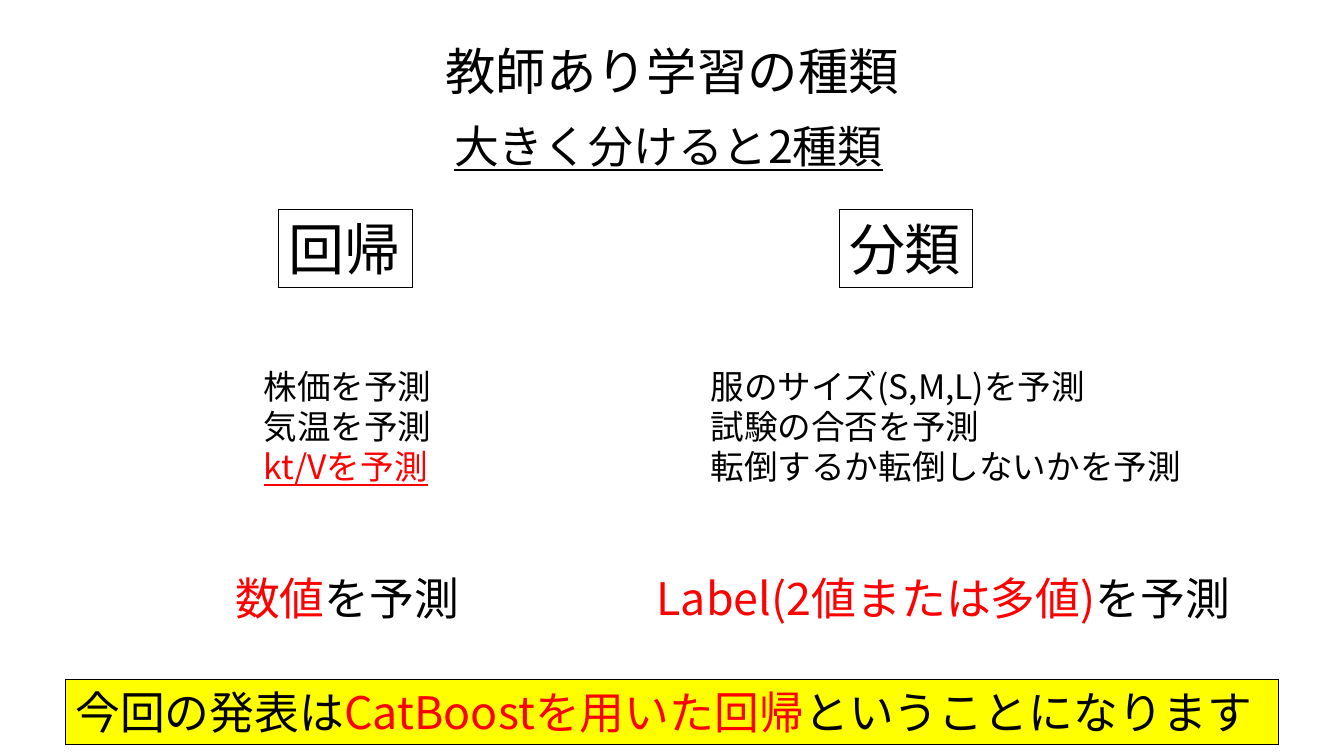
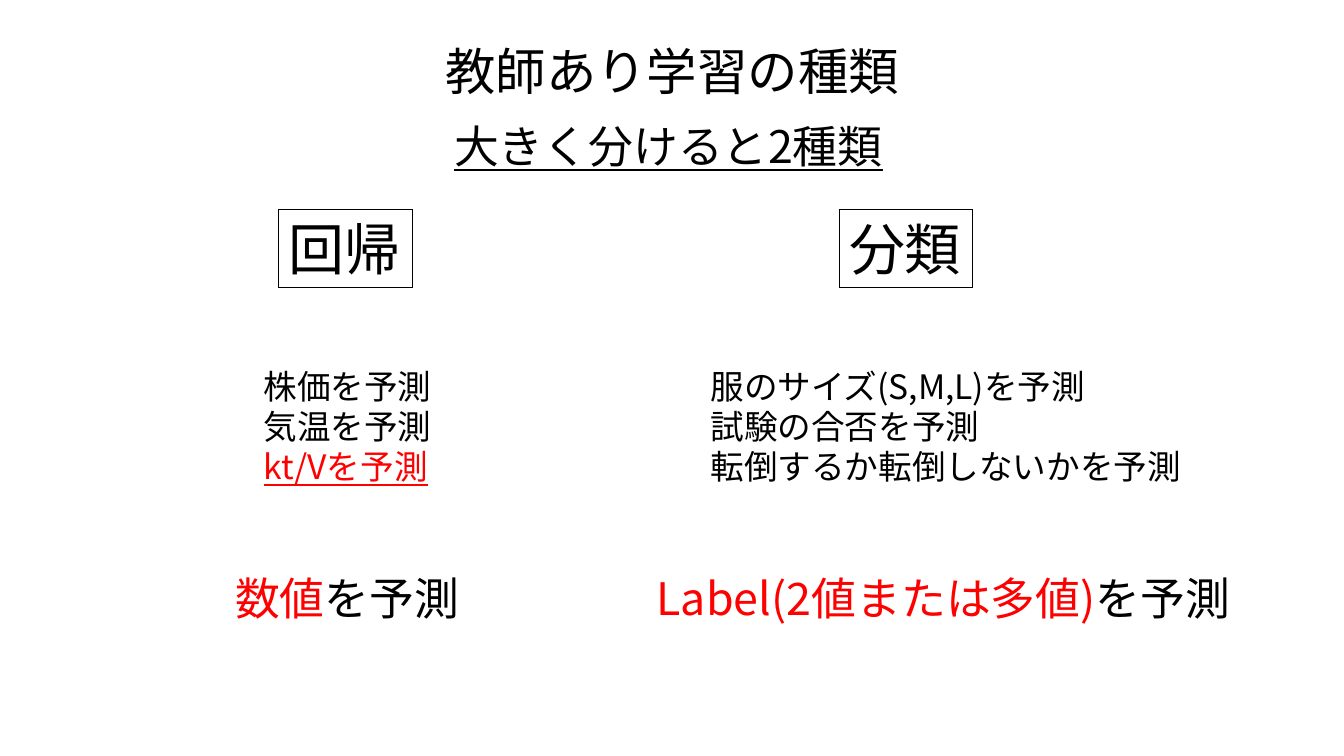
Before and after one commit to oita-ce-datascience/lecture_base, a slide deck: slide 12 of 機械学習とは.pptx. Drawn at 1344x756 pixels with LibreOffice and Linux fonts; fonts in the diff are those of the drawing. Boxes give left, top, right and bottom in pixels: in the first picture for what was removed or moved away, otherwise in the second. Text is boxed around its words. In the diff, an @@ line names an element or a change of style, - is before the commit and + after.

Commit message:
create2022.2.25-2(機械学習とは)

```diff
--- a/機械学習とは.pptx
+++ b/機械学習とは.pptx
@@ rectangle removed at (x1=66, y1=680, x2=1279, y2=744) @@
-今回の発表はCatBoostを用いた回帰ということになります
```
